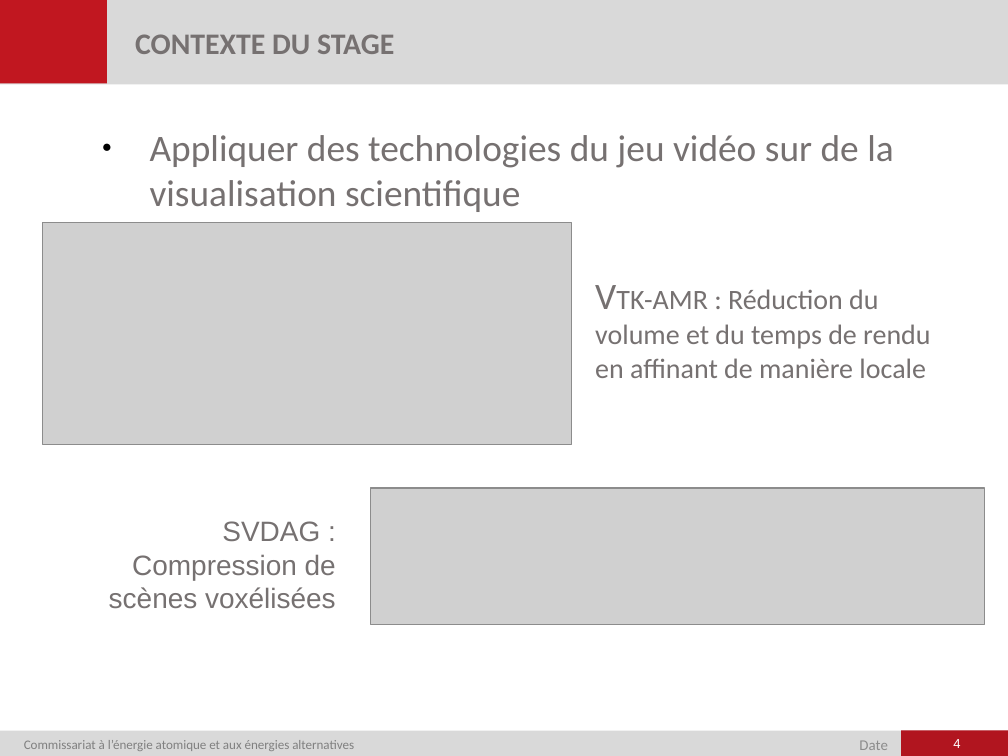
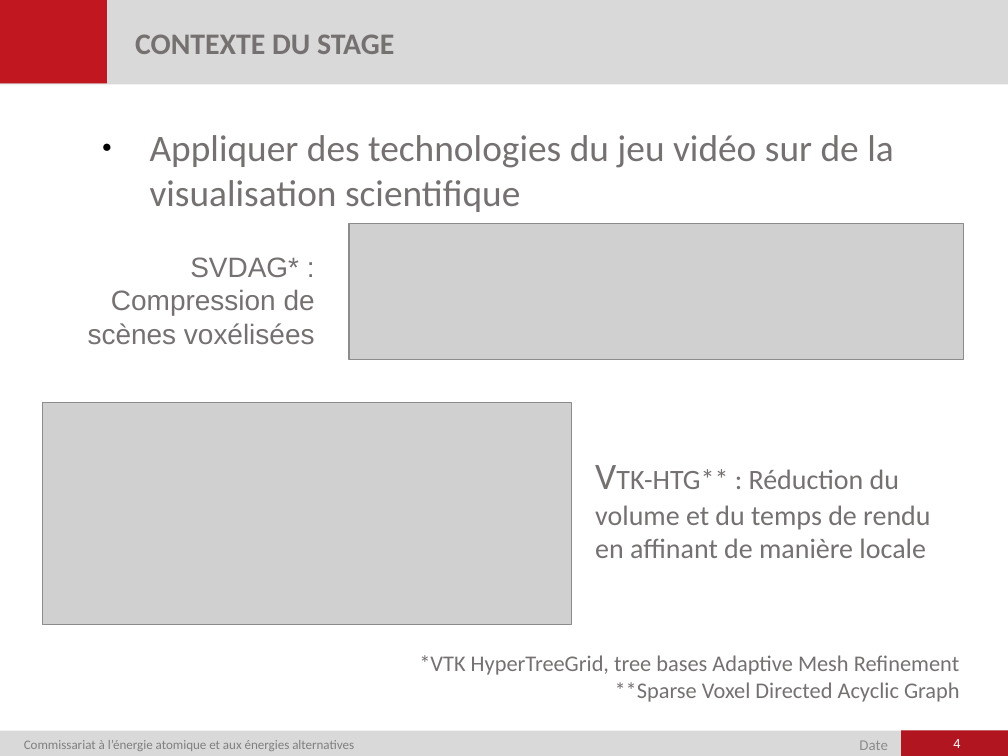
Before and after one commit to RocheAntoine/RapportStageM1, a slide deck: slide 4 of Présentation.pptx. Drawn at 1008x756 pixels with LibreOffice and Linux fonts; fonts in the diff are those of the drawing; grey boxes stand for pictures; background and template pictures are left out. Boxes give left, top, right and bottom in pixels: in the first picture for what was removed or moved away, otherwise in the second. Text is boxed around its words. In the diff, an @@ line names an element or a change of style, - is before the commit and + after.

```diff
--- a/Présentation.pptx
+++ b/Présentation.pptx
@@ picture: place and size @@
-picture at [371, 488, 985, 624]
+picture at [349, 223, 964, 359]
@@ text at [88, 257, 315, 344]: text changed @@
-SVDAG : Compression de scènes voxélisées
+SVDAG* : Compression de scènes voxélisées
@@ picture: place and size @@
-picture at [42, 222, 571, 444]
+picture at [42, 402, 571, 624]
@@ text at [595, 469, 930, 558]: text changed @@
-● VTK-AMR : Réduction du volume et du temps de rendu en affinant de manière locale
+● VTK-HTG** : Réduction du volume et du temps de rendu en affinant de manière locale
@@ text added at [419, 655, 960, 702], 12 pt, text #767171 @@
+*VTK HyperTreeGrid, tree bases Adaptive Mesh Refinement
+**Sparse Voxel Directed Acyclic Graph
```
Also in this commit, not shown: 6 other slides changed, 7 slides added, 2 slides removed.
